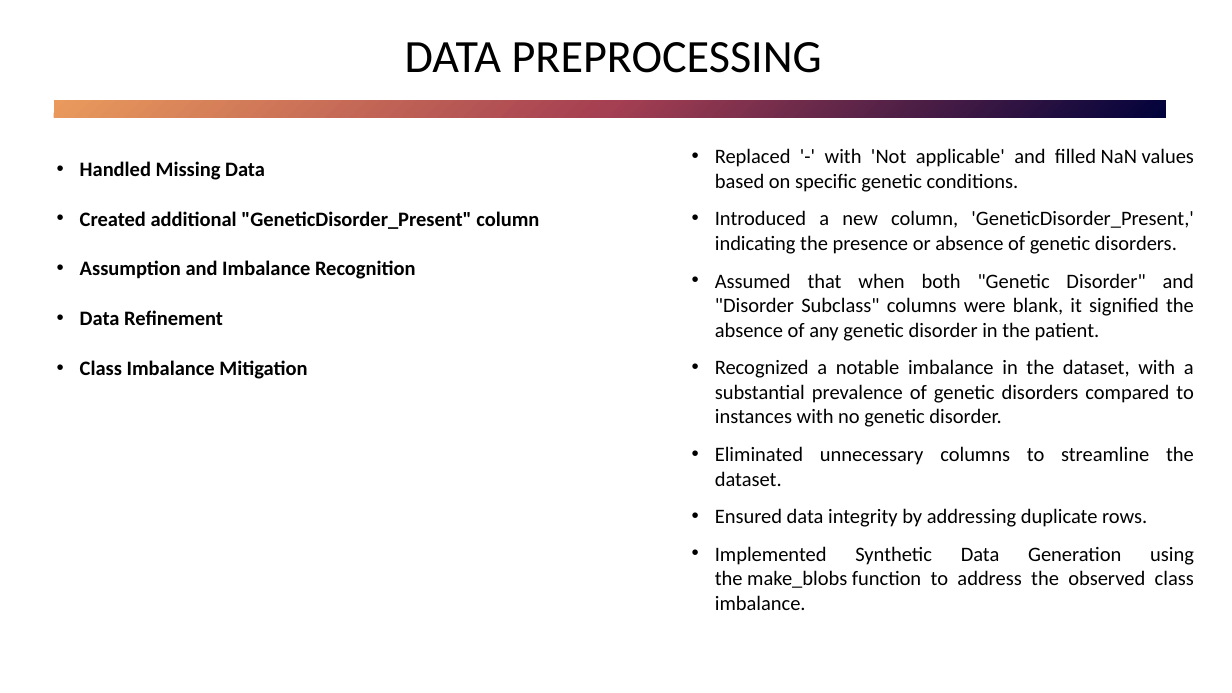
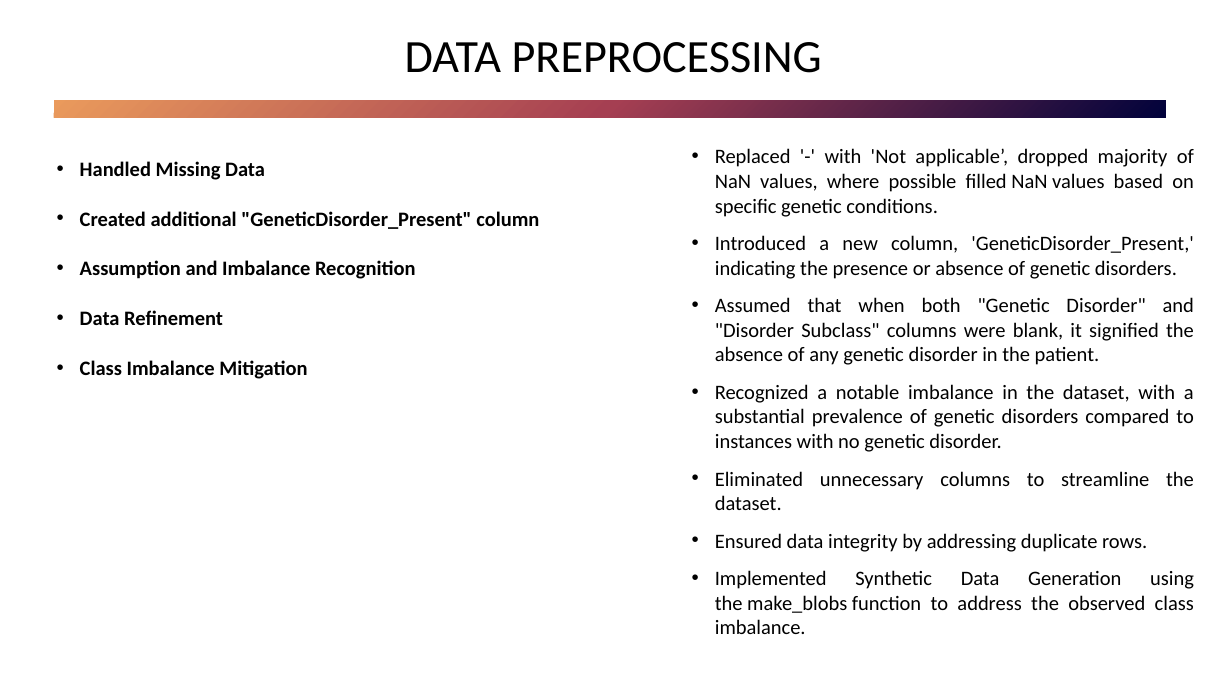
Before and after one commit to Mepseha/Project-4, a slide deck: slide 5 of Predicting Genetic Disorders.pptx. Drawn at 1232x693 pixels with LibreOffice and Linux fonts; fonts in the diff are those of the drawing. Boxes give left, top, right and bottom in pixels: in the first picture for what was removed or moved away, otherwise in the second. Text is boxed around its words. In the diff, an @@ line names an element or a change of style, - is before the commit and + after.

```diff
--- a/Predicting Genetic Disorders.pptx
+++ b/Predicting Genetic Disorders.pptx
@@ text at box(715, 148, 1194, 217): text changed @@
-• Replaced '-' with 'Not applicable' and filled NaN values based on specific genetic conditions.
+• Replaced '-' with 'Not applicable’, dropped majority of NaN values, where possible filled NaN values based on specific genetic conditions.
```
Also in this commit, not shown: 10 other slides changed.
